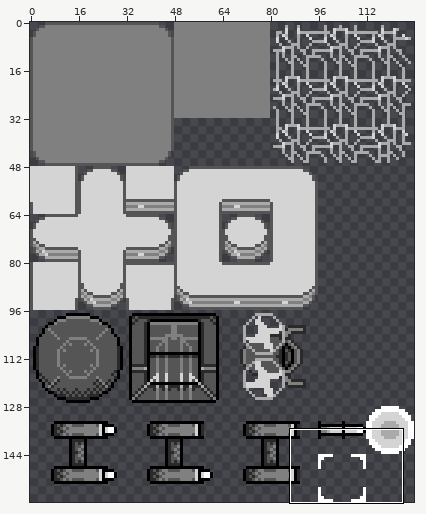
One commit to this pixel-art file: resource/image/tileset.ase. The first picture is a wide view before the edit; the outline marks the close-up.
Close-up. Before the edit:
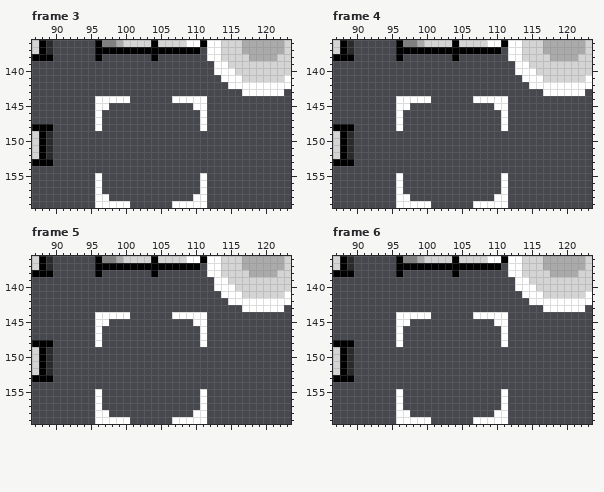
128x160 pixels, 8 frames. Shown: frame 3: x 87..123, y 136..159; frame 4: x 87..123, y 136..159; frame 5: x 87..123, y 136..159; frame 6: x 87..123, y 136..159. The commit also changed other frames or places, which this record leaves out.
The result:
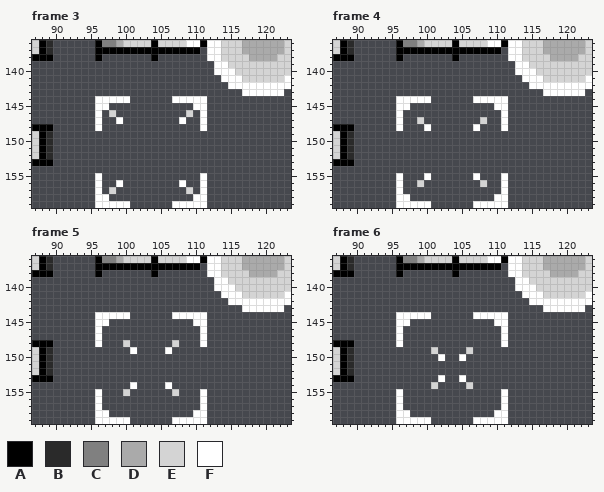
Palette (. is transparent): A #000000  B #2a2a2a  C #808080  D #aaaaaa  E #d4d4d4  F #ffffff
Difference:
Frame 3, layer "animation":
The edit adds colour E in row 146 at x 98 and 109; in row 157 at x 98 and 109.
The edit adds colour F in row 147 at x 99 and 108; in row 156 at x 99 and 108.
Frame 4, layer "animation":
The edit adds colour E in row 147 at x 99 and 108; in row 156 at x 99 and 108.
The edit adds colour F in row 148 at x 100 and 107; in row 155 at x 100 and 107.
Frame 5, layer "animation":
The edit adds colour E in row 148 at x 100 and 107; in row 155 at x 100 and 107.
The edit adds colour F in row 149 at x 101 and 106; in row 154 at x 101 and 106.
Frame 6, layer "animation":
The edit adds colour E in row 149 at x 101 and 106; in row 154 at x 101 and 106.
The edit adds colour F in row 150 at x 102 and 105; in row 153 at x 102 and 105.
